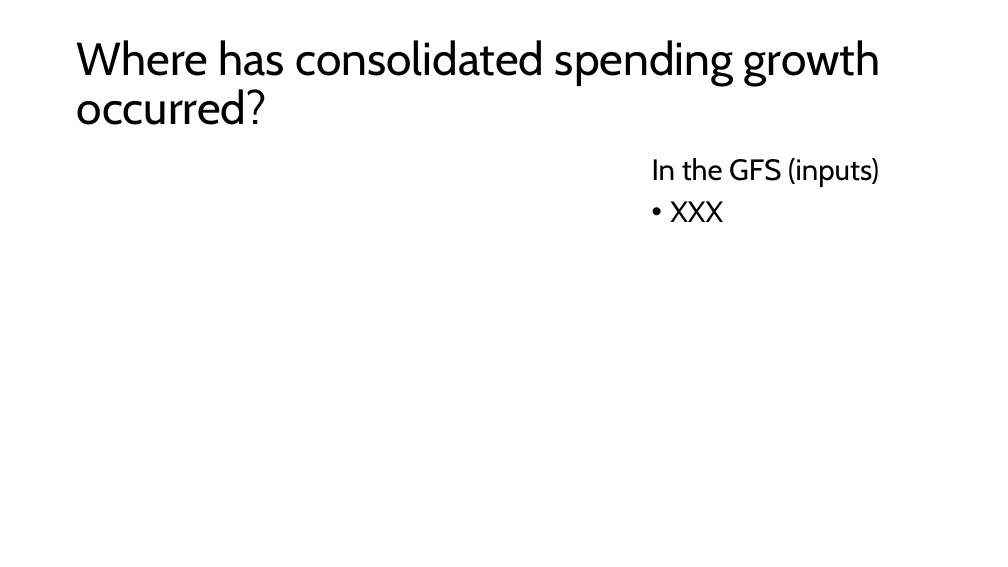
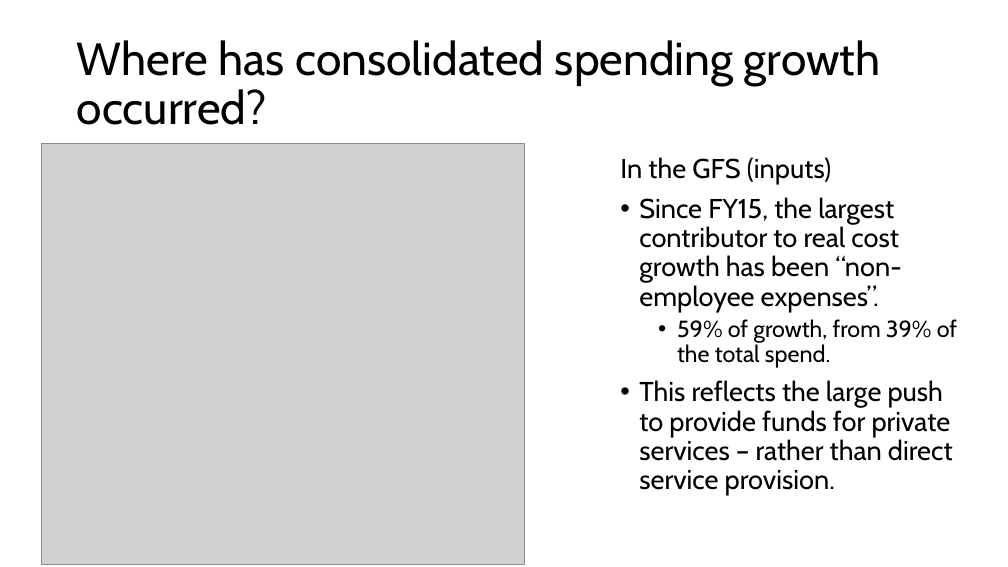
Before and after one commit to Zjub/TVHENZ, a slide deck: slide 13 of e61 Projects/Fiscal sustainability/OECD comparison/Initial external plans.pptx. Drawn at 1008x567 pixels with LibreOffice and Linux fonts; fonts in the diff are those of the drawing; grey boxes stand for pictures. Boxes give left, top, right and bottom in pixels: in the first picture for what was removed or moved away, otherwise in the second. Text is boxed around its words. In the diff, an @@ line names an element or a change of style, - is before the commit and + after.

```diff
--- a/e61 Projects/Fiscal sustainability/OECD comparison/Initial external plans.pptx
+++ b/e61 Projects/Fiscal sustainability/OECD comparison/Initial external plans.pptx
@@ picture added at (42, 143, 525, 564) @@
@@ text "In the GFS (inputs)": place and size @@
-text "In the GFS (inputs)" at (652, 158, 879, 222)
+text "In the GFS (inputs)" at (620, 157, 957, 496)
@@ text at (620, 157, 831, 184): size 28 to 25.9 pt in "In the GFS (inputs)" @@
@@ text at (639, 197, 957, 496): text changed; size 28 to 25.9 pt @@
-• XXX
+• Since FY15, the largest contributor to real cost growth has been “non-employee expenses”.
+  • 59% of growth, from 39% of the total spend.
+• This reflects the large push to provide funds for private services – rather than direct service provision.
```
Also in this commit, not shown: 4 other slides changed, 10 other files.
